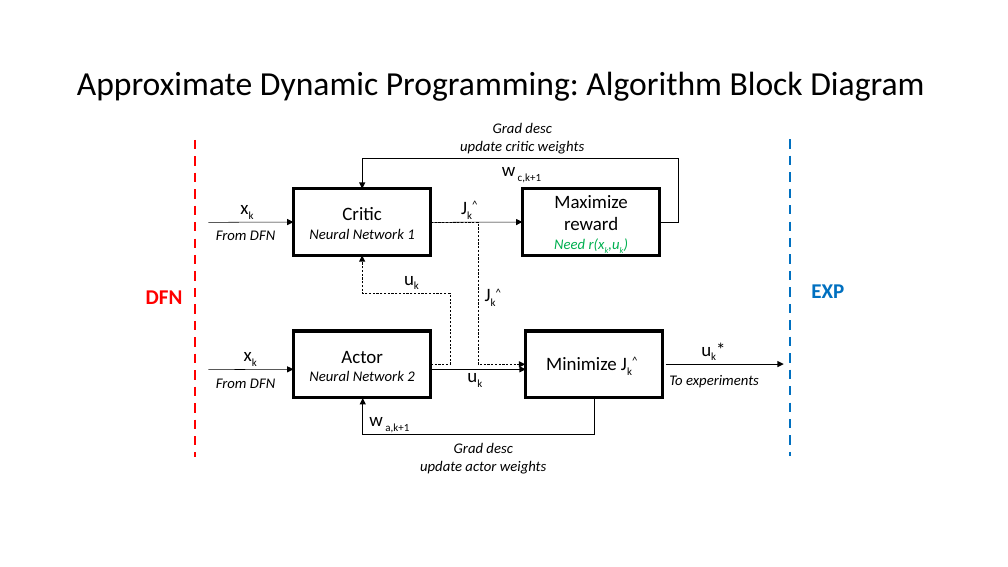
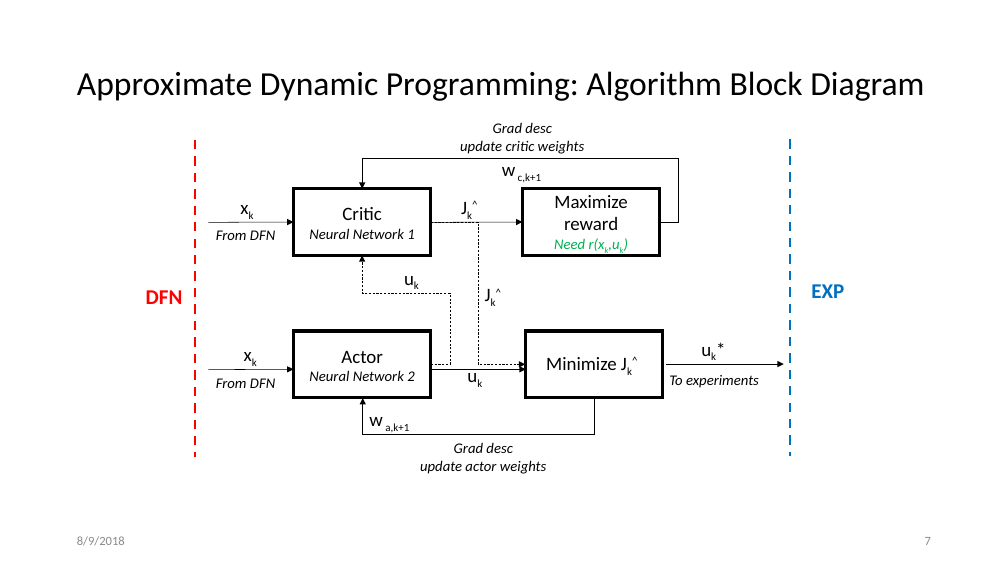
Before and after one commit to rselvak6/LGChem, a slide deck: slide 7 of Presentations/LGC_ADP_OCVR_walkthrough.pptx (slide 4 before the commit). Drawn at 1008x567 pixels with LibreOffice and Linux fonts; fonts in the diff are those of the drawing. Boxes give left, top, right and bottom in pixels: in the first picture for what was removed or moved away, otherwise in the second. Text is boxed around its words. In the diff, an @@ line names an element or a change of style, - is before the commit and + after.

```diff
--- a/Presentations/LGC_ADP_OCVR_walkthrough.pptx
+++ b/Presentations/LGC_ADP_OCVR_walkthrough.pptx
@@ text added at (77,536,125,546), 12 pt, text #8C8C8C @@
+8/9/2018
@@ page number added at (925,537,931,545), 12 pt, text #8C8C8C @@
+7
```
Also in this commit, not shown: 3 other slides changed, 9 slides added, 10 other files.
